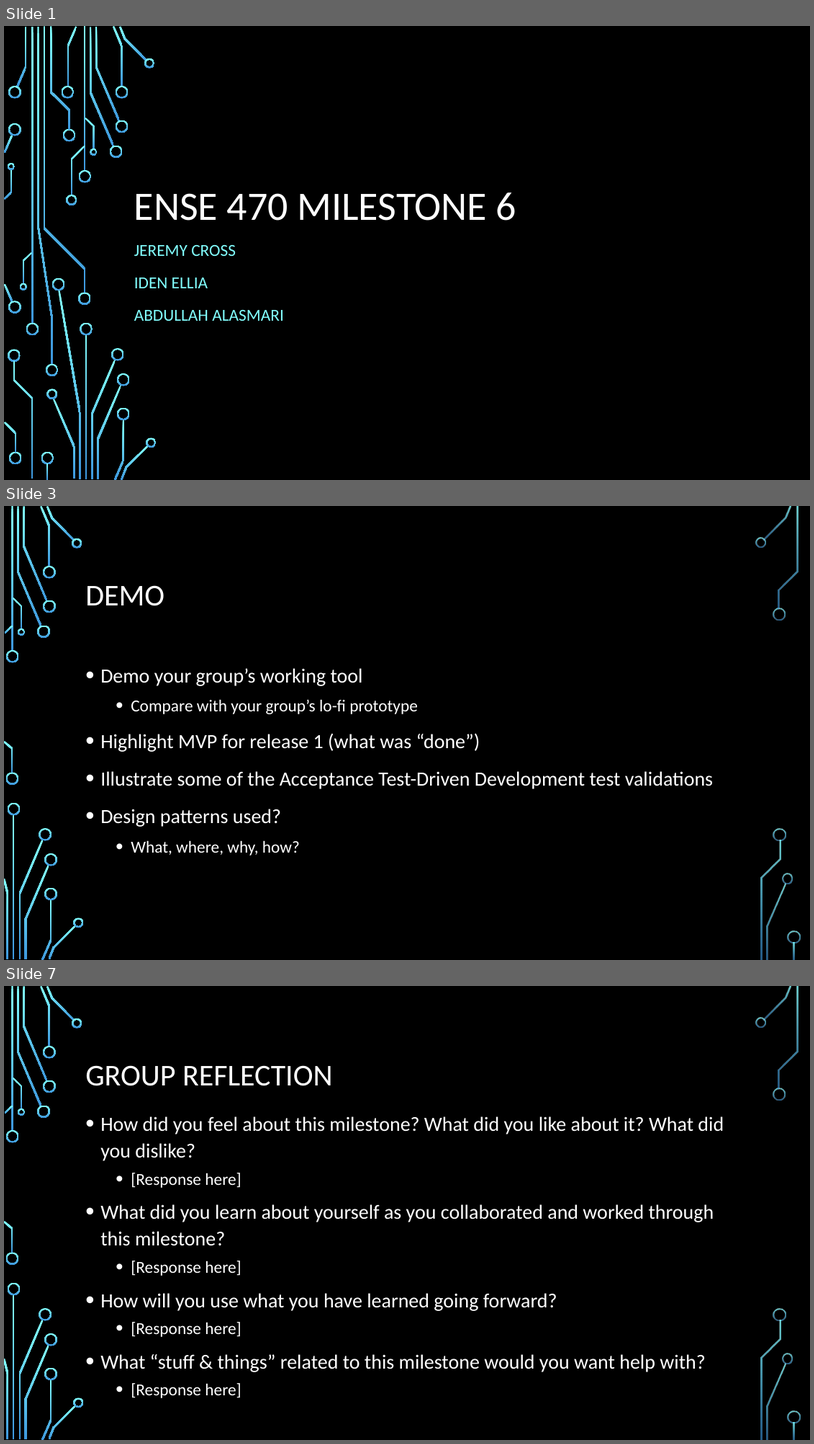
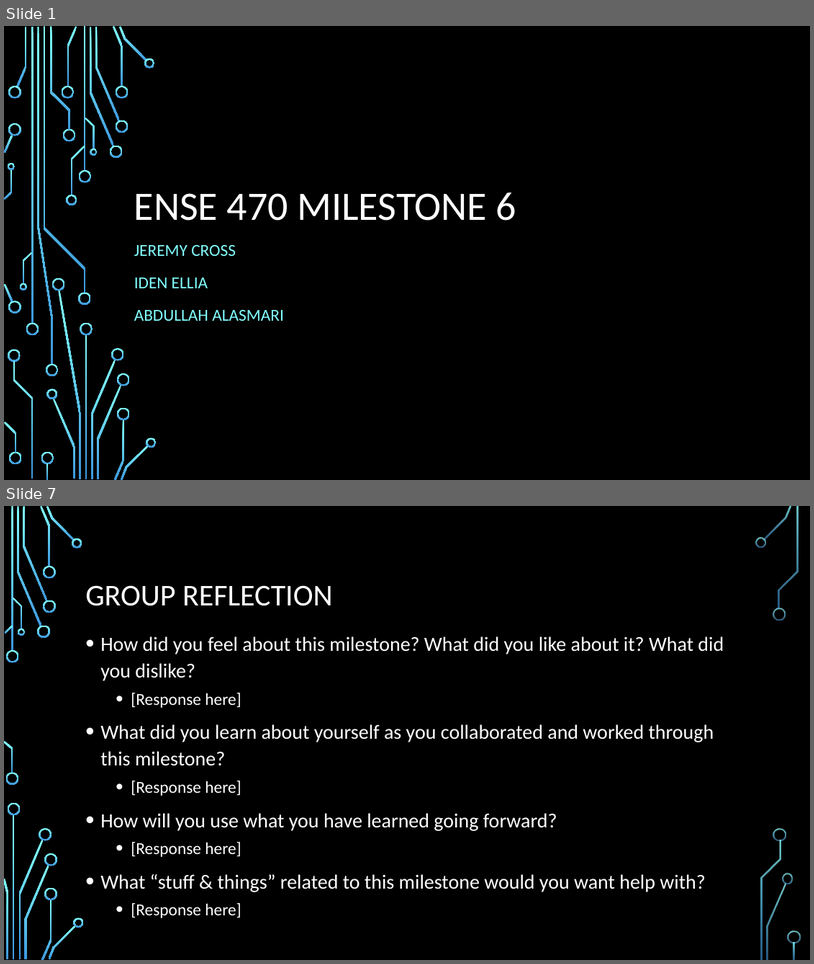
Before and after one commit to ureginastudent/PROJECT, a slide deck: Milestone 6/ENSE 470 Milestone 6.pptx. Shown one above the other, each under a label of ours: slides 1, 3 and 7 before the commit, slides 1 and 7 after it; the slides between them are not shown. The pictures are 814x1444 and 814x964 pixels, drawn with LibreOffice and Linux fonts; fonts in the diff are those of the drawing; background and template pictures are left out. Boxes give left, top, right and bottom in pixels: in the first picture for what was removed or moved away, otherwise in the second. Text is boxed around its words. In the diff, an @@ line names an element or a change of style, - is before the commit and + after.

Commit message:
Updated: complete except for group reflection

```diff
--- a/Milestone 6/ENSE 470 Milestone 6.pptx
+++ b/Milestone 6/ENSE 470 Milestone 6.pptx
@@ slide 3 removed at <box>4,506,810,960</box>, background picture (left out); not listed: 36 template elements that a slide beside it also shows @@
@@ title removed at <box>85,585,165,606</box> @@
-DEMO
@@ text removed at <box>100,668,713,855</box> @@
-• Demo your group’s working tool
-  • Compare with your group’s lo-fi prototype
-• Highlight MVP for release 1 (what was “done”)
-• Illustrate some of the Acceptance Test-Driven Development test validations
-• Design patterns used?
-  • What, where, why, how?
```
Also in this commit, not shown: 1 slide changed, 3 slides added, 2 other slides removed, 6 other files.
